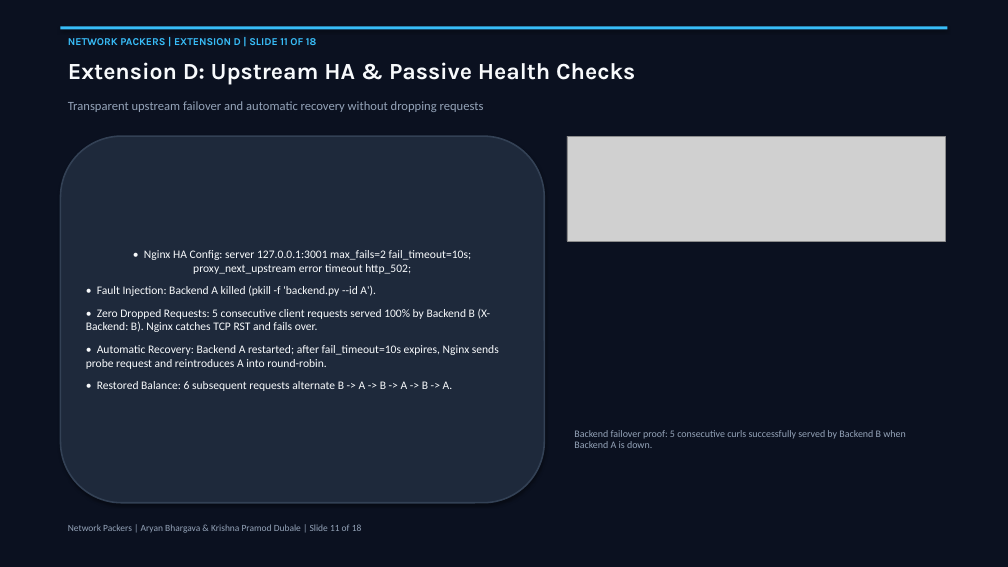
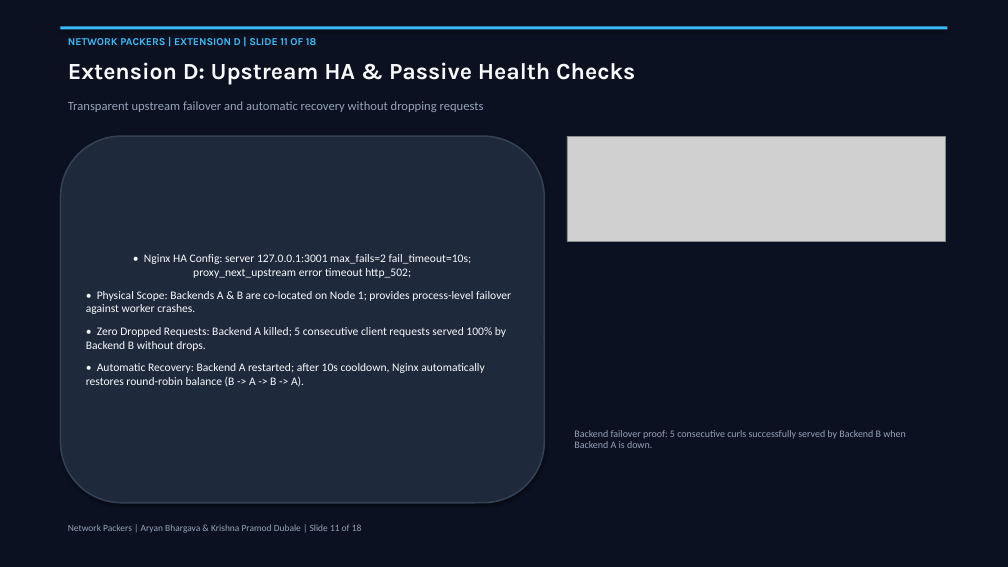
Before and after one commit to sanath-2512/Computer_Network, a slide deck: slide 11 of docs/Phase2_Final_Presentation_Team1.pptx. Drawn at 1008x567 pixels with LibreOffice and Linux fonts; fonts in the diff are those of the drawing; grey boxes stand for pictures. Boxes give left, top, right and bottom in pixels: in the first picture for what was removed or moved away, otherwise in the second. Text is boxed around its words. In the diff, an @@ line names an element or a change of style, - is before the commit and + after.

```diff
--- a/docs/Phase2_Final_Presentation_Team1.pptx
+++ b/docs/Phase2_Final_Presentation_Team1.pptx
@@ text in rounded rectangle at bbox=[86, 291, 511, 387]: text changed @@
-• Fault Injection: Backend A killed (pkill -f 'backend.py --id A').
-• Zero Dropped Requests: 5 consecutive client requests served 100% by Backend B (X-Backend: B). Nginx catches TCP RST and fails over.
-• Automatic Recovery: Backend A restarted; after fail_timeout=10s expires, Nginx sends probe request and reintroduces A into round-robin.
-• Restored Balance: 6 subsequent requests alternate B -> A -> B -> A -> B -> A.
+• Physical Scope: Backends A & B are co-located on Node 1; provides process-level failover against worker crashes.
+• Zero Dropped Requests: Backend A killed; 5 consecutive client requests served 100% by Backend B without drops.
+• Automatic Recovery: Backend A restarted; after 10s cooldown, Nginx automatically restores round-robin balance (B -> A -> B -> A).
```
Also in this commit, not shown: 3 other slides changed, 20 other files.
